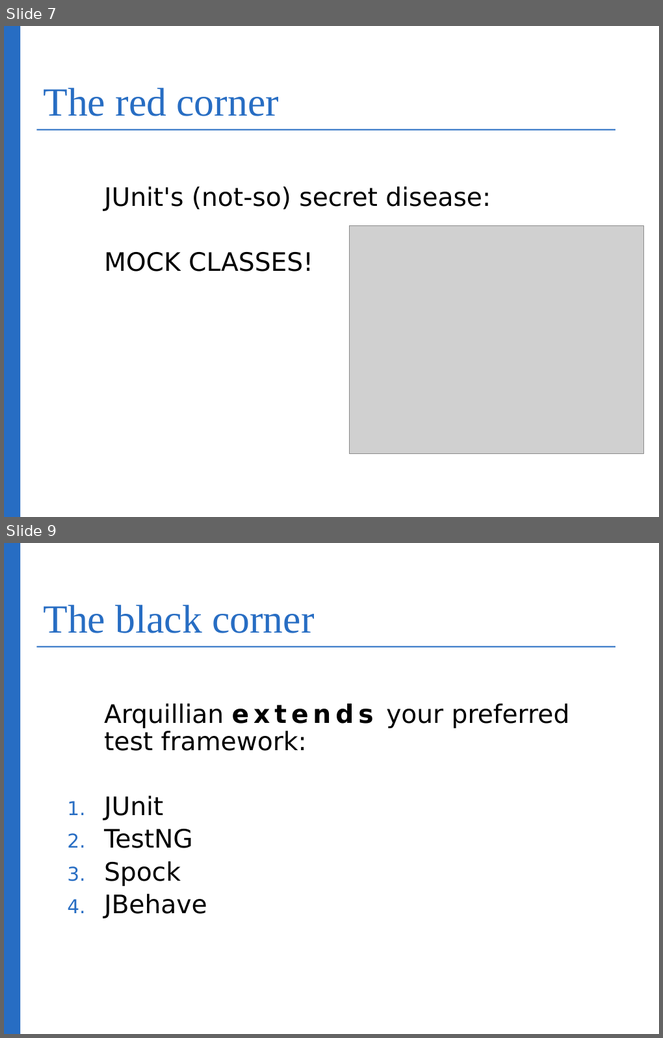
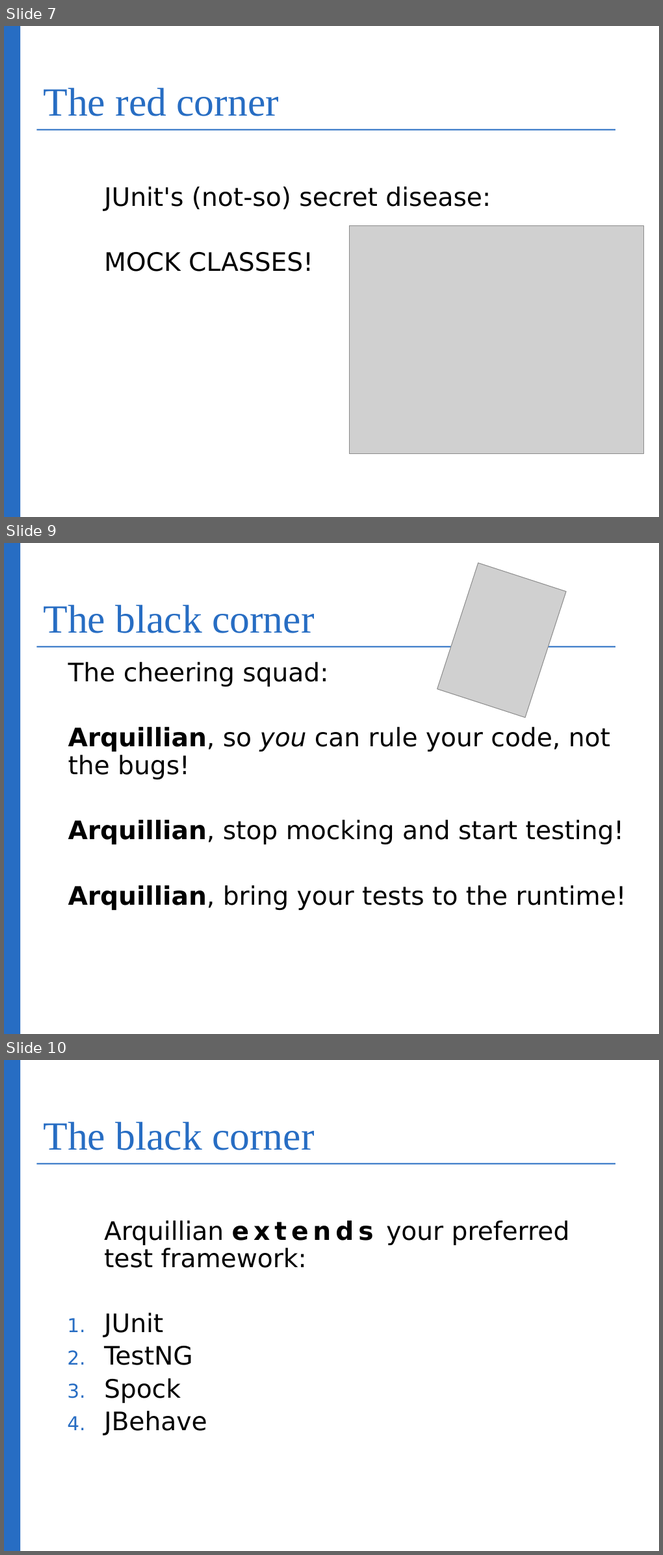
Before and after one commit to bognolo/workspace-arquillian-talk, a slide deck: IntroductionToArquillian.odp. Shown one above the other, each under a label of ours: slides 7 and 9 before the commit, slides 7, 9 and 10 after it; the slides between them are not shown. The pictures are 663x1038 and 663x1555 pixels, drawn with LibreOffice and Linux fonts; fonts in the diff are those of the drawing; grey boxes stand for pictures; background and template pictures are left out. Boxes give left, top, right and bottom in pixels: in the first picture for what was removed or moved away, otherwise in the second. Text is boxed around its words. In the diff, an @@ line names an element or a change of style, - is before the commit and + after.

Commit message:
Added "cheer squad" and "more info" slides

```diff
--- a/IntroductionToArquillian.odp
+++ b/IntroductionToArquillian.odp
@@ slide 9 added at (4, 543, 659, 1034), background #FFFFFF; not listed: 4 template elements that a slide beside it also shows @@
@@ picture added at (438, 563, 566, 717) @@
@@ title added at (43, 605, 314, 633), 44 pt, text #276DC3 @@
+The black corner
@@ text added at (68, 662, 627, 910), 28 pt, text #000000 @@
+The cheering squad:
+Arquillian, so you can rule your code, not the bugs!
+Arquillian, stop mocking and start testing!
+Arquillian, bring your tests to the runtime!
@@ what was slide 9 is now slide 10 @@
```
Also in this commit, not shown: 2 slides changed, 1 other slide added.
